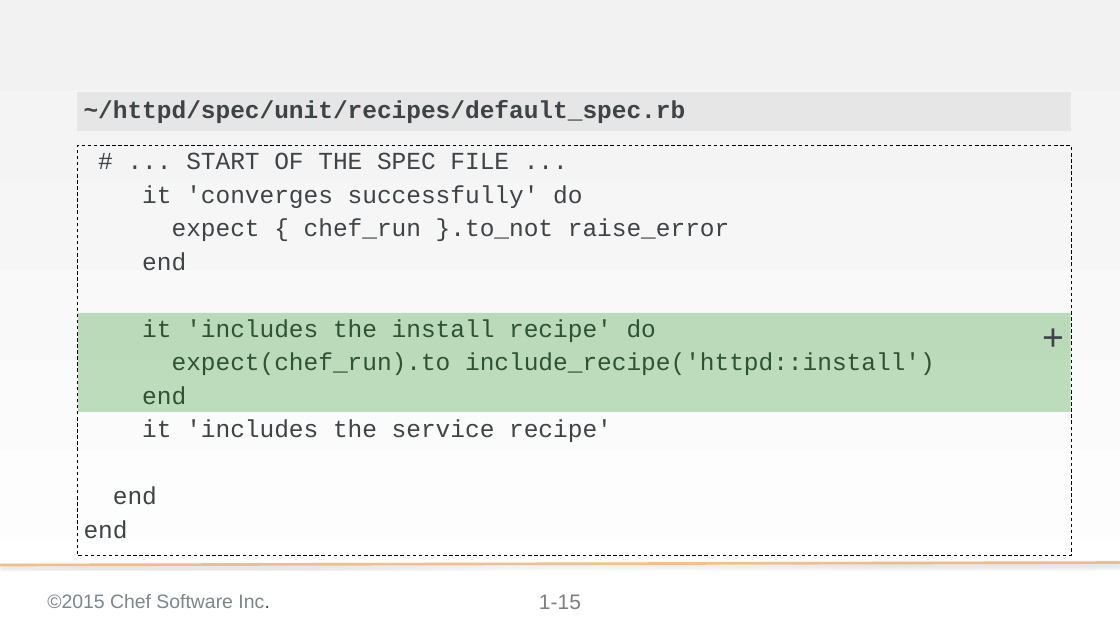
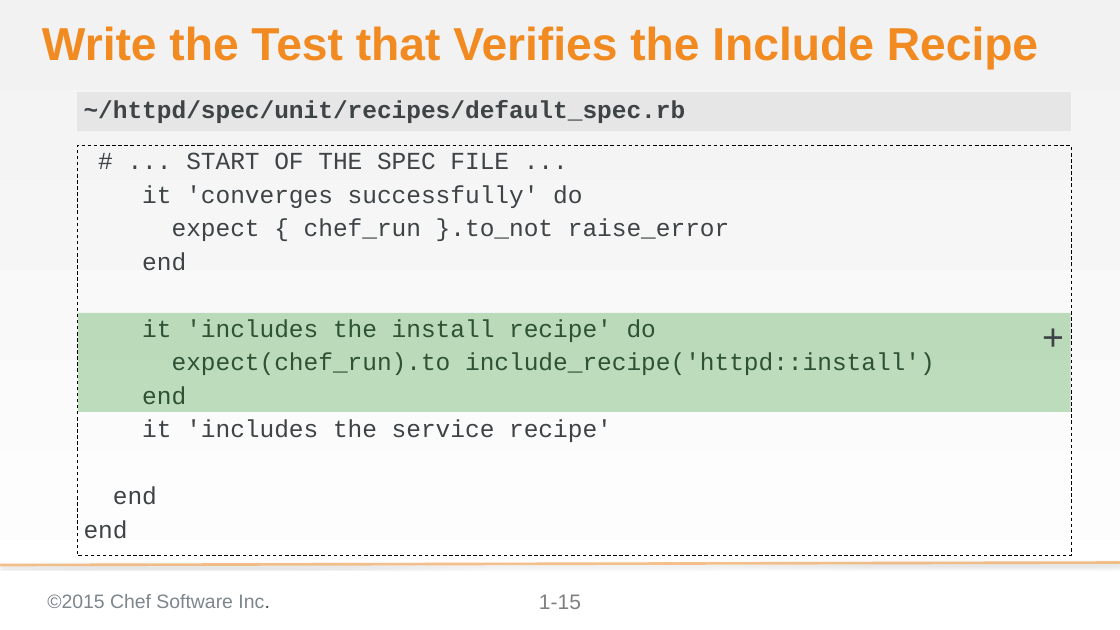
Before and after one commit to chef-training/test_driven_cookbook_development, a slide deck: slide 15 of 03-faster_feedback_with_unit_testing.pptx. Drawn at 1120x630 pixels with LibreOffice and Linux fonts; fonts in the diff are those of the drawing; background and template pictures are left out. Boxes give left, top, right and bottom in pixels: in the first picture for what was removed or moved away, otherwise in the second. Text is boxed around its words. In the diff, an @@ line names an element or a change of style, - is before the commit and + after.

```diff
--- a/03-faster_feedback_with_unit_testing.pptx
+++ b/03-faster_feedback_with_unit_testing.pptx
@@ title added at box(42, 26, 1038, 70), 52.8 pt, text #F18B21, bold @@
+Write the Test that Verifies the Include Recipe
```
Also in this commit, not shown: 20 other slides changed, 5 other files.
